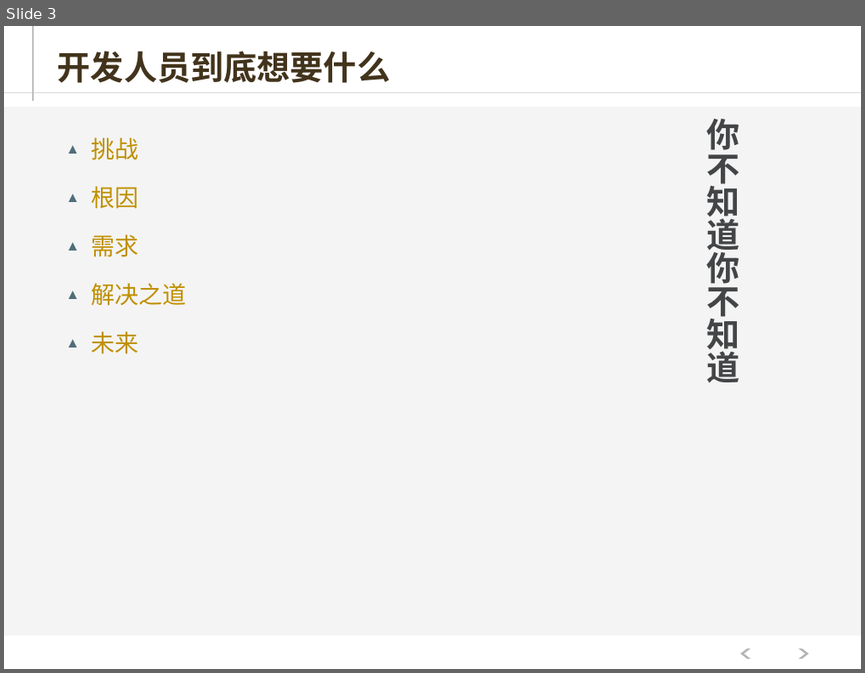
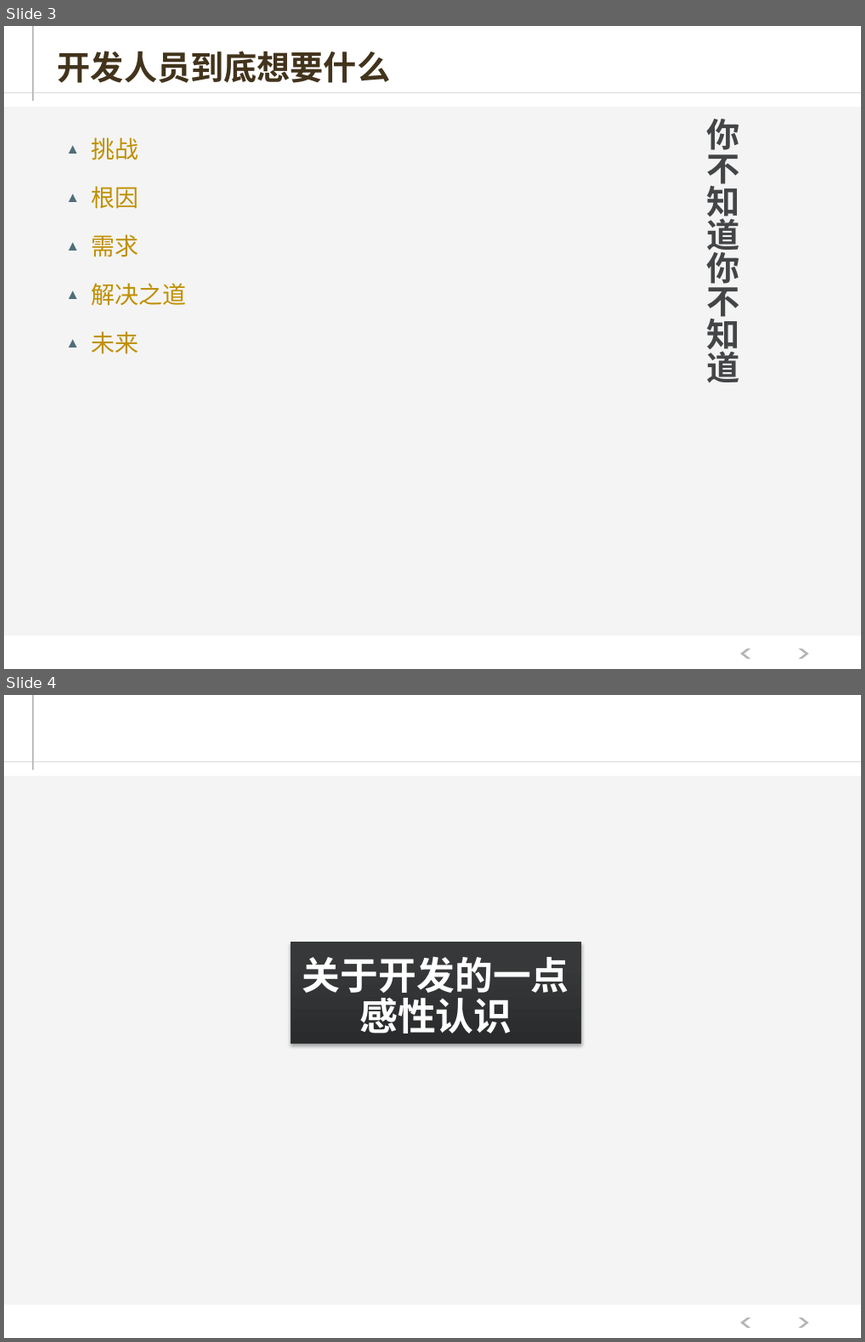
Before and after one commit to hejiehui/xross-tools-installer, a slide deck: doc/X-Series - 中文.pptx. Shown one above the other, each under a label of ours: slide 3 before the commit, slides 3 and 4 after it. The pictures are 865x673 and 865x1342 pixels, drawn with LibreOffice and Linux fonts; fonts in the diff are those of the drawing. Boxes give left, top, right and bottom in pixels: in the first picture for what was removed or moved away, otherwise in the second. Text is boxed around its words. In the diff, an @@ line names an element or a change of style, - is before the commit and + after.

```diff
--- a/doc/X-Series - 中文.pptx
+++ b/doc/X-Series - 中文.pptx
@@ slide 4 added at (4,695,861,1338), background #FFFFFF; not listed: 5 template elements that a slide beside it also shows @@
@@ title added at (302,956,569,1033), 32 pt, text #FFFFFF, bold @@
+关于开发的一点感性认识
```
Also in this commit, not shown: 2 other slides added, 1 slide removed, 1 other file.
